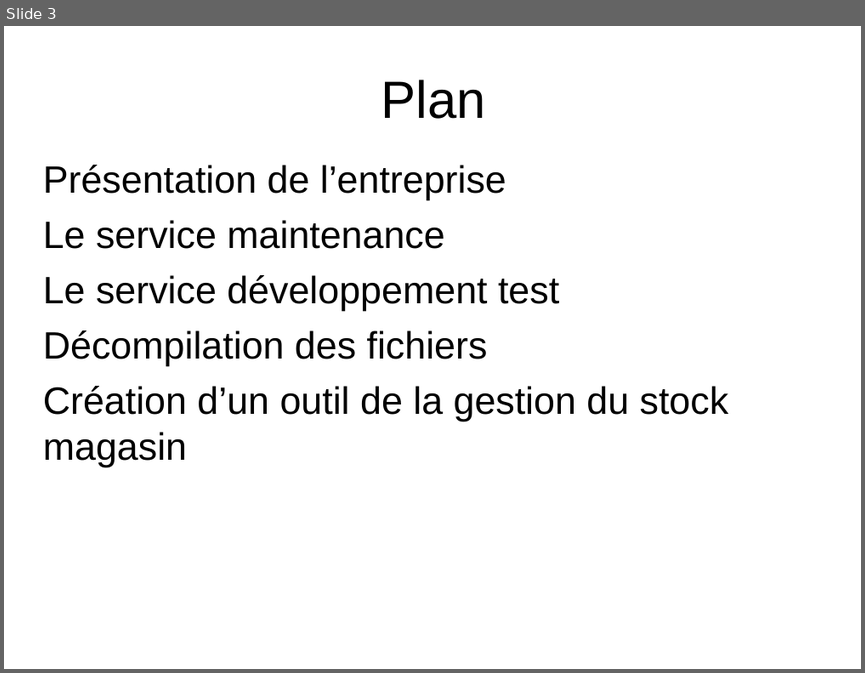
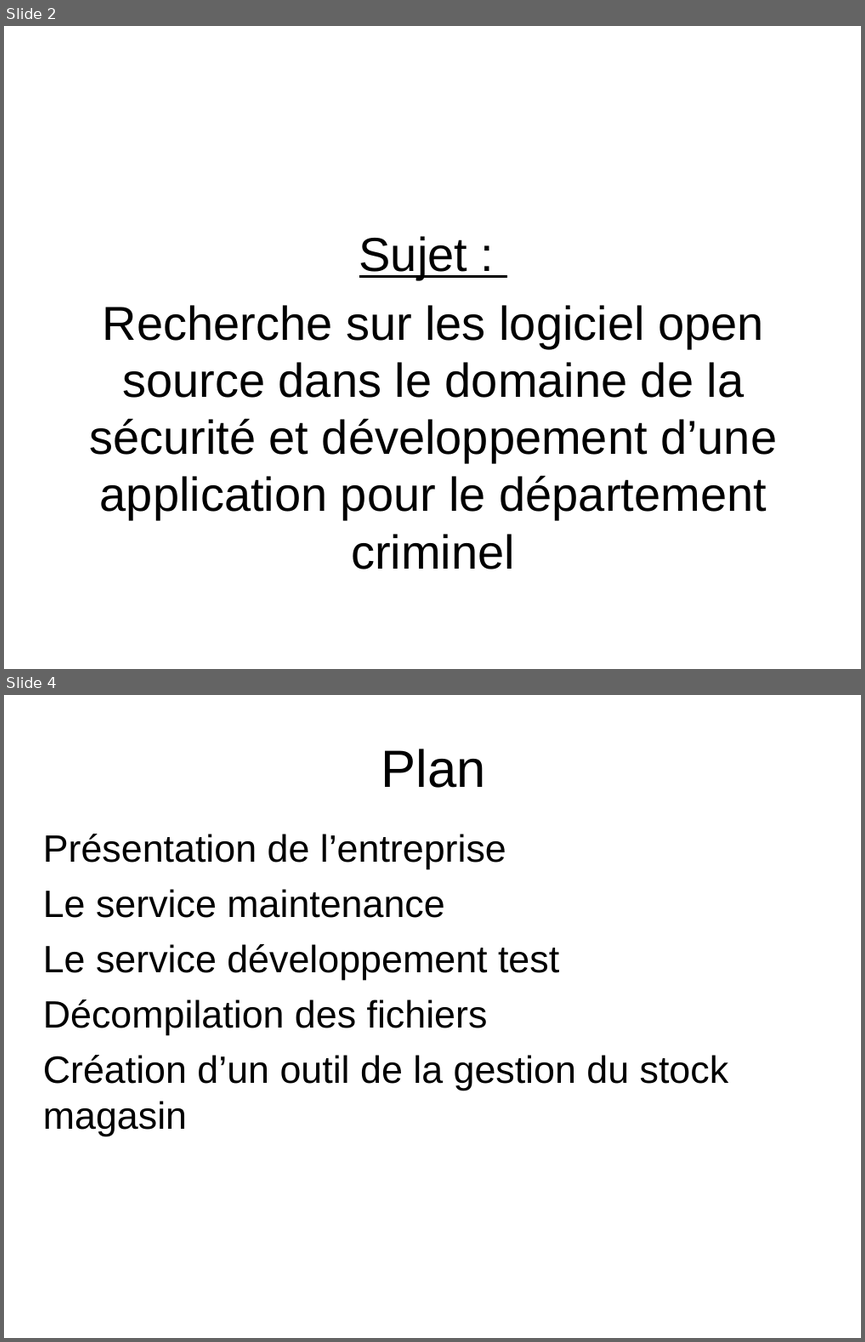
Before and after one commit to HabibAroua/Criminel_dep, a slide deck: documentation/presentation/P1/2734.ppt. Shown one above the other, each under a label of ours: slide 3 before the commit, slides 2 and 4 after it; the slides between them are not shown. The pictures are 865x673 and 865x1342 pixels, drawn with LibreOffice and Linux fonts; fonts in the diff are those of the drawing; background and template pictures are left out. Boxes give left, top, right and bottom in pixels: in the first picture for what was removed or moved away, otherwise in the second. Text is boxed around its words. In the diff, an @@ line names an element or a change of style, - is before the commit and + after.

```diff
--- a/documentation/presentation/P1/2734.ppt
+++ b/documentation/presentation/P1/2734.ppt
@@ slide 2 added at [4, 26, 861, 669], background picture (left out) @@
@@ text added at [89, 236, 777, 569], 40 pt, text #000000 @@
+Sujet :
+Recherche sur les logiciel open source dans le domaine de la sécurité et développement d’une application pour le département criminel
@@ what was slide 3 is now slide 4 @@
```
Also in this commit, not shown: 2 slides changed.
